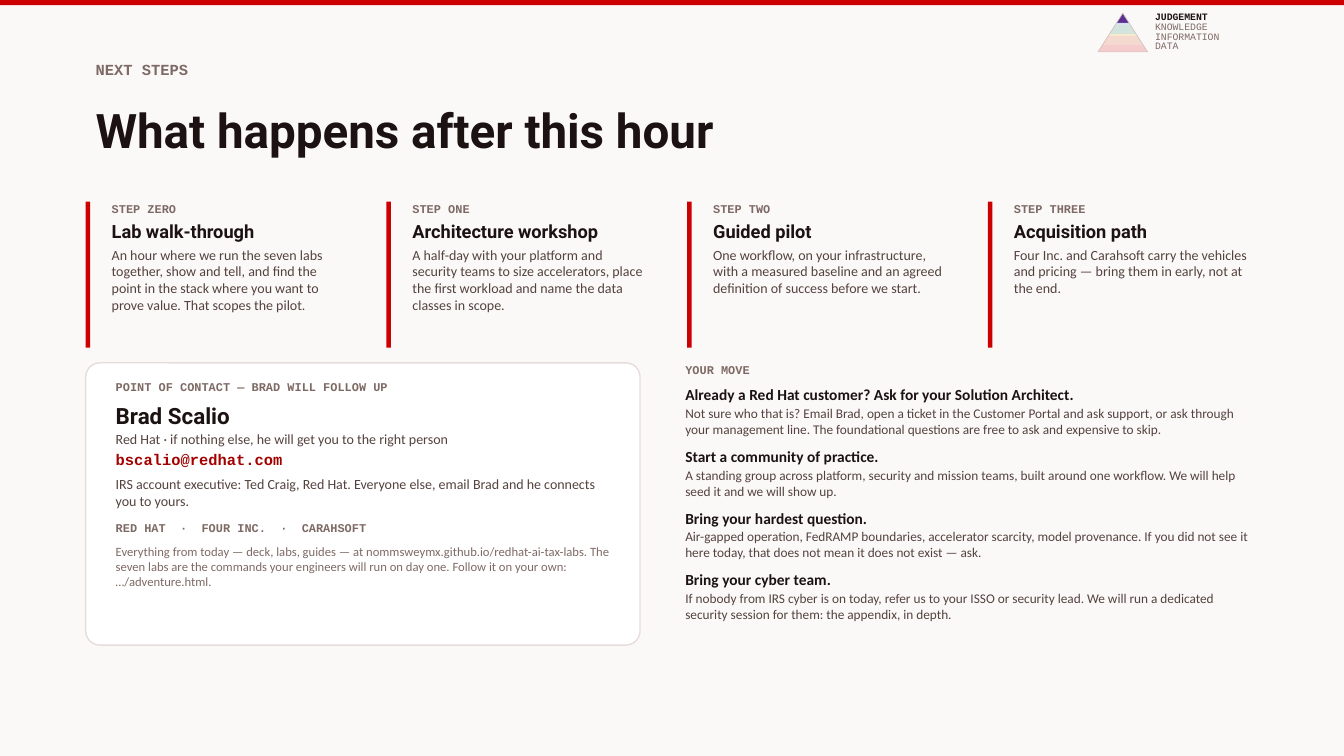
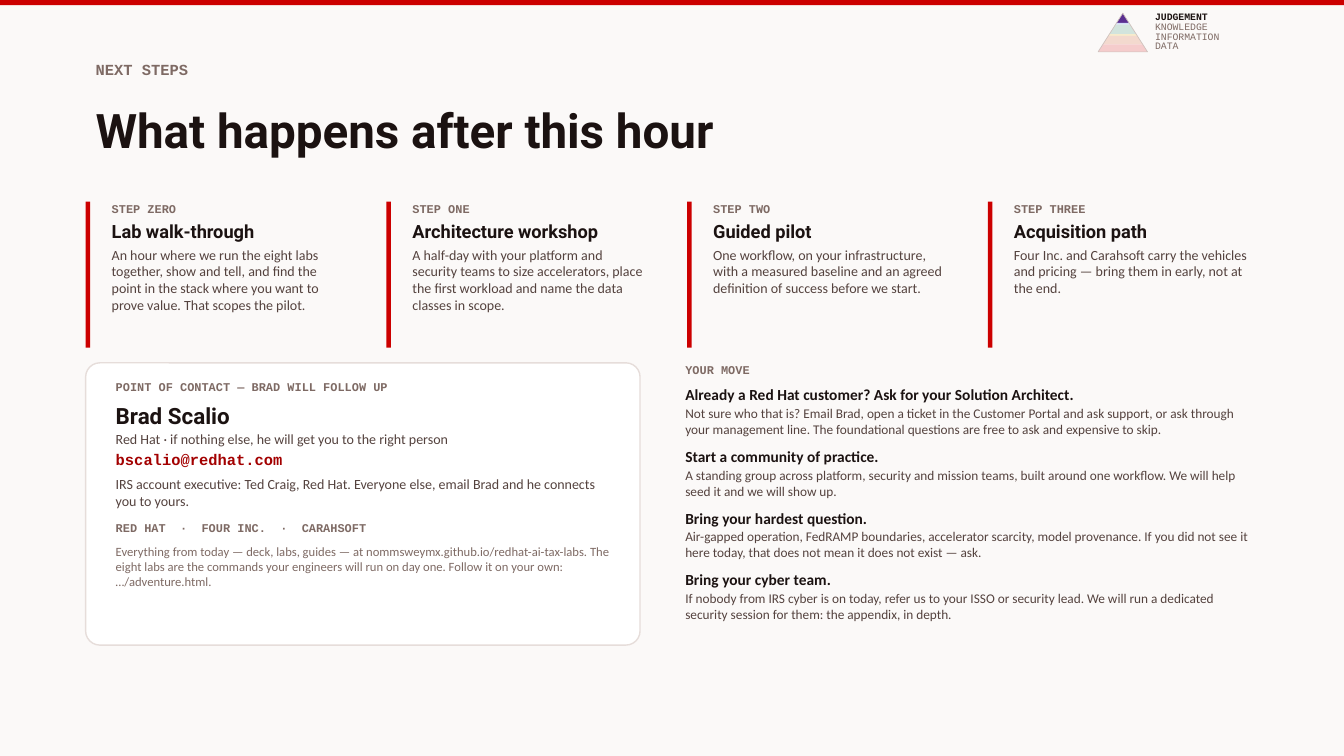
Before and after one commit to nommsweyMX/redhat-ai-tax-labs, a slide deck: slide 8 of slides/exports/redhat-ai-tax-administration.pptx. Drawn at 1344x756 pixels with LibreOffice and Linux fonts; fonts in the diff are those of the drawing. Boxes give left, top, right and bottom in pixels: in the first picture for what was removed or moved away, otherwise in the second. Text is boxed around its words. In the diff, an @@ line names an element or a change of style, - is before the commit and + after.

```diff
--- a/slides/exports/redhat-ai-tax-administration.pptx
+++ b/slides/exports/redhat-ai-tax-administration.pptx
@@ text at bbox=[112, 250, 319, 313]: text changed @@
-An hour where we run the seven labs together, show and tell, and find the point in the stack where you want to prove value. That scopes the pilot.
+An hour where we run the eight labs together, show and tell, and find the point in the stack where you want to prove value. That scopes the pilot.
@@ text at bbox=[116, 547, 609, 587]: text changed @@
-Everything from today — deck, labs, guides — at nommsweymx.github.io/redhat-ai-tax-labs. The seven labs are the commands your engineers will run on day one. Follow it on your own: …/adventure.html.
+Everything from today — deck, labs, guides — at nommsweymx.github.io/redhat-ai-tax-labs. The eight labs are the commands your engineers will run on day one. Follow it on your own: …/adventure.html.
```
Also in this commit, not shown: 2 other slides changed, 1 slide added, 17 other files.
